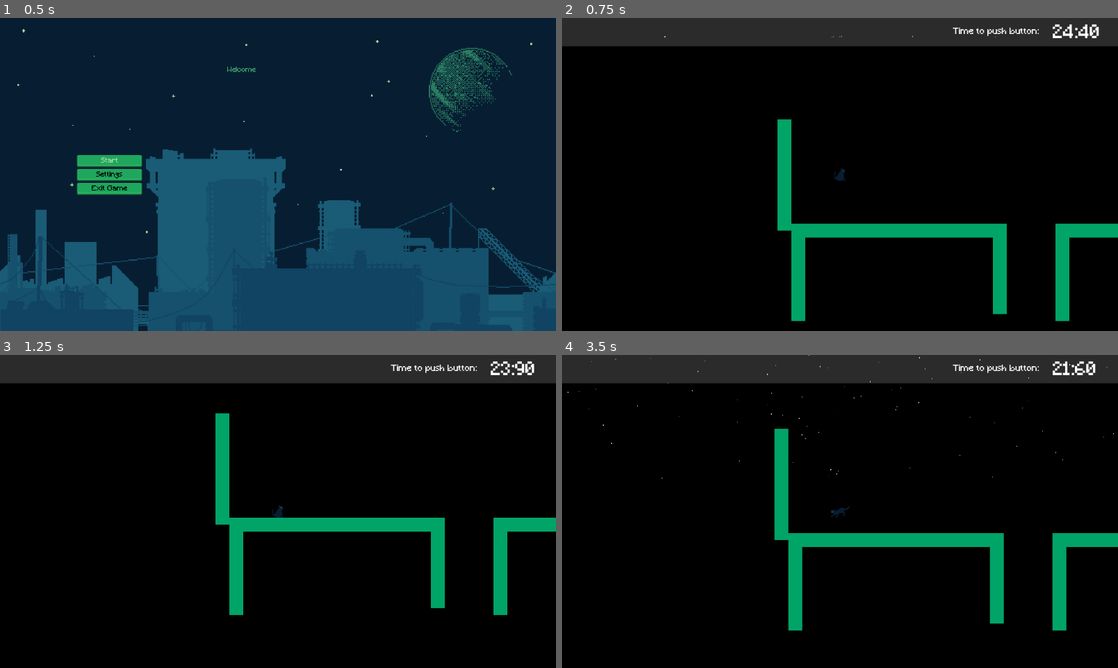
Above: before the commit, frames 1-4 (two rows, left to right).
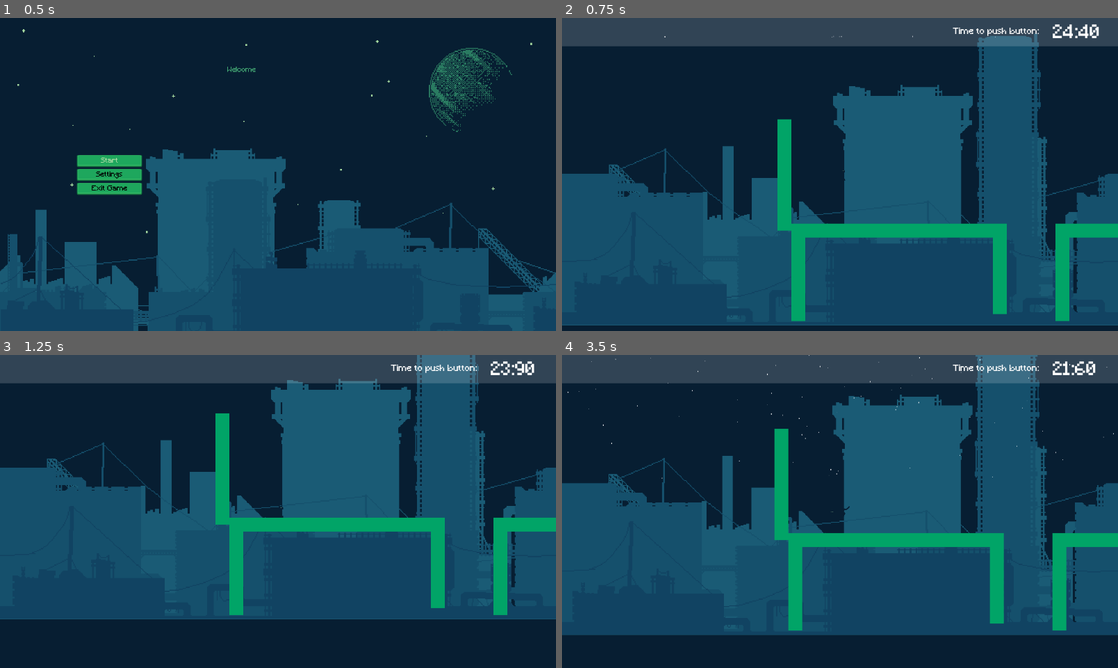
Above: after the commit, the same moments.

Repository: DEVizzent/mermelada-jam-2023
Game: Godot game, scene res://Inicio/StartMenu.tscn
Same seed, same stepped clock (60 frames per second), same inputs: the game is played once before the commit and once after it.
Inputs (mouse positions are in pixels of both pictures, inside the frame that each line leads up to):
- Up to frame 1 (0.5 s): no input
- Up to frame 2 (0.75 s): click "Start" at 0.5 s
- Up to frame 3 (1.25 s): no input
- Up to frame 4 (3.5 s): tap Enter (ui_accept) at 1.25, 1.52, 2.75 s; move the mouse to (962, 495) at 1.27 s; hold Right (ui_right) 1.28-2 s; click (962, 495) at 1.42 s; drag from (728, 527) to (878, 445) at 2.02 s; move the mouse to (895, 442) at 2.77 s; hold Left (ui_left) from 2.78 s (still down)

Frame 1 is identical in both runs. In frame 2, 95% of the frame differs, in the area x 0-100%, y 0-100%; in frame 3, 95%; in frame 4, 95%.

Commit message:
Integrate Parallax in Level1

Diff:
--- a/Levels/Level1/Level1.tscn
+++ b/Levels/Level1/Level1.tscn
@@ -8,6 +8,7 @@
 [ext_resource type="PackedScene" uid="uid://hop855rd06b8" path="res://Levels/LevelGoalArea.tscn" id="5_eqtli"]
 [ext_resource type="PackedScene" uid="uid://bueyv6qwi0jrw" path="res://StarsRain/EstrellaFugaz/SpawnerEstrellas/spawner_estrellas.tscn" id="6_gjp6n"]
 [ext_resource type="PackedScene" uid="uid://6eolvn4p0iw7" path="res://RainEnviroment/rain_enviroment_particles.tscn" id="7_iq0n7"]
+[ext_resource type="PackedScene" uid="uid://bt0q7q5tfblkb" path="res://Levels/Parallax/ParallaxBackground.tscn" id="9_bex74"]
 
 [sub_resource type="TileSetAtlasSource" id="TileSetAtlasSource_dhia0"]
 texture = ExtResource("1_830um")
@@ -83,3 +84,5 @@
 
 [node name="RainEnviromentParticles" parent="." instance=ExtResource("7_iq0n7")]
 position = Vector2(0, -302)
+
+[node name="ParallaxBackground" parent="." instance=ExtResource("9_bex74")]
--- a/project.godot
+++ b/project.godot
@@ -78,4 +78,4 @@
 textures/canvas_textures/default_texture_filter=0
 renderer/rendering_method="gl_compatibility"
 renderer/rendering_method.mobile="gl_compatibility"
-environment/defaults/default_clear_color=Color(0, 0, 0, 1)
+environment/defaults/default_clear_color=Color(0.027451, 0.117647, 0.196078, 1)
Not shown: 1 places in Levels/Level1/Level1.tscn that only renumber resources
